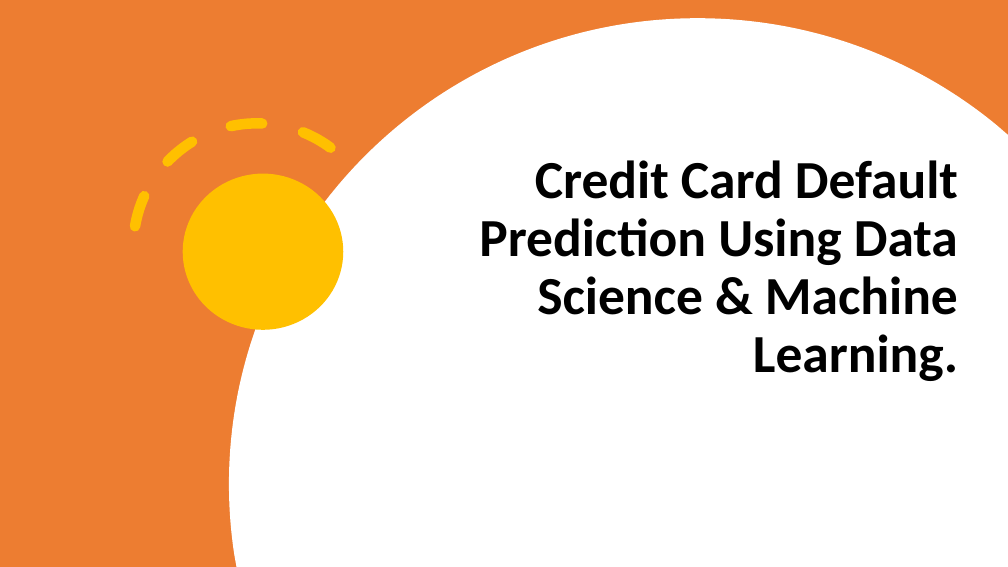
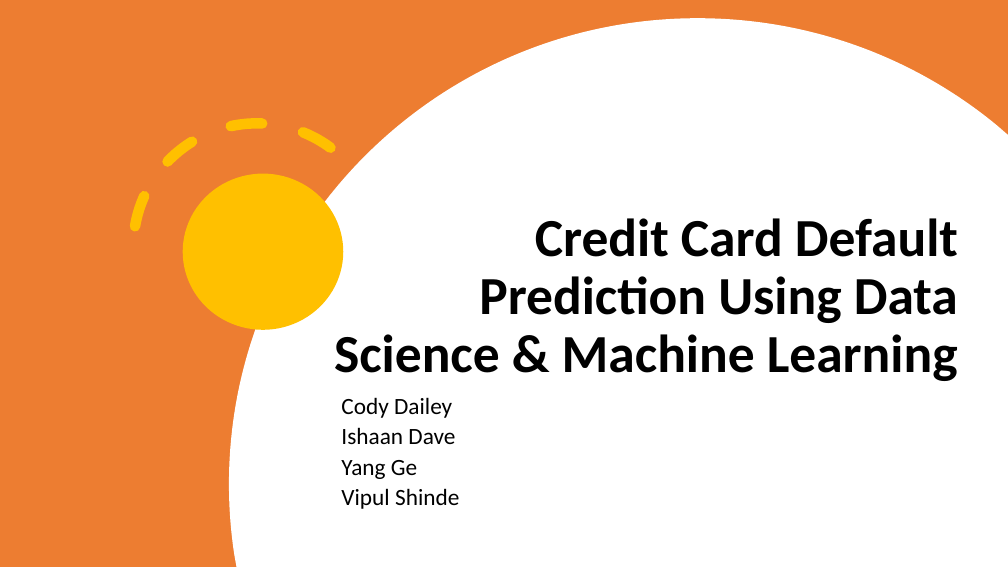
Before and after one commit to daileyco/UGA-Data-Science-Competition, a slide deck: slide 1 of 06-Report/02-Presentation/Presentation.pptx. Drawn at 1008x567 pixels with LibreOffice and Linux fonts; fonts in the diff are those of the drawing. Boxes give left, top, right and bottom in pixels: in the first picture for what was removed or moved away, otherwise in the second. Text is boxed around its words. In the diff, an @@ line names an element or a change of style, - is before the commit and + after.

Commit message:
update presentation

```diff
--- a/06-Report/02-Presentation/Presentation.pptx
+++ b/06-Report/02-Presentation/Presentation.pptx
@@ title at (334, 218, 958, 381): text changed @@
-Credit Card Default Prediction Using Data Science & Machine Learning.
+Credit Card Default Prediction Using Data Science & Machine Learning
@@ subtitle added at (341, 397, 459, 509), 22.2 pt, text #000000 @@
+Cody Dailey
+Ishaan Dave
+Yang Ge
+Vipul Shinde
```
Also in this commit, not shown: 7 other slides changed, 1 slide added, 1 slide removed, 1 other file.
